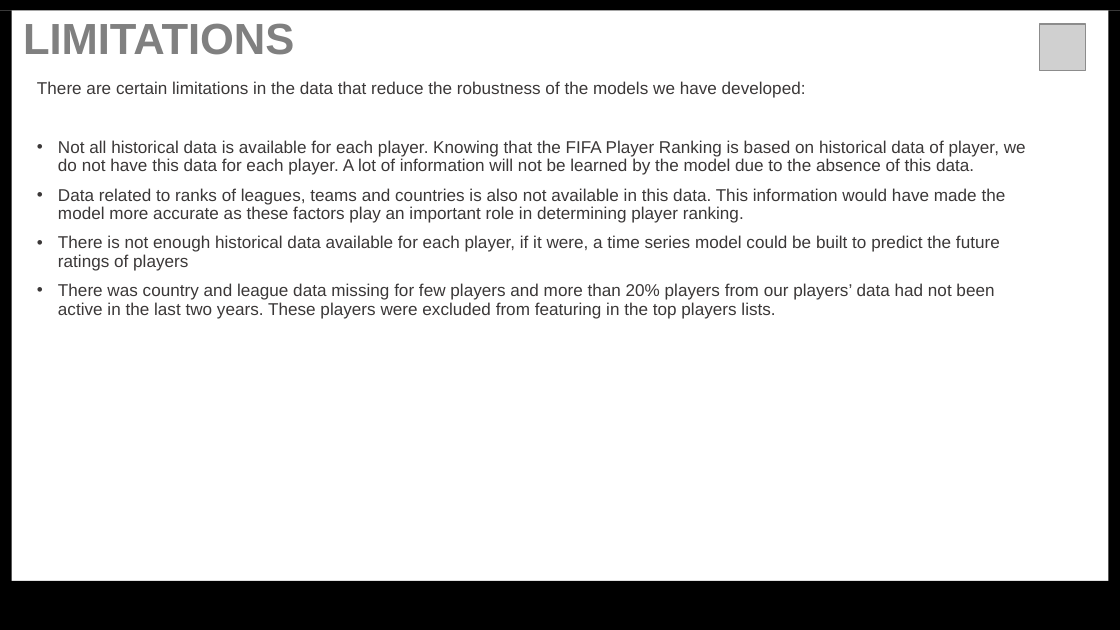
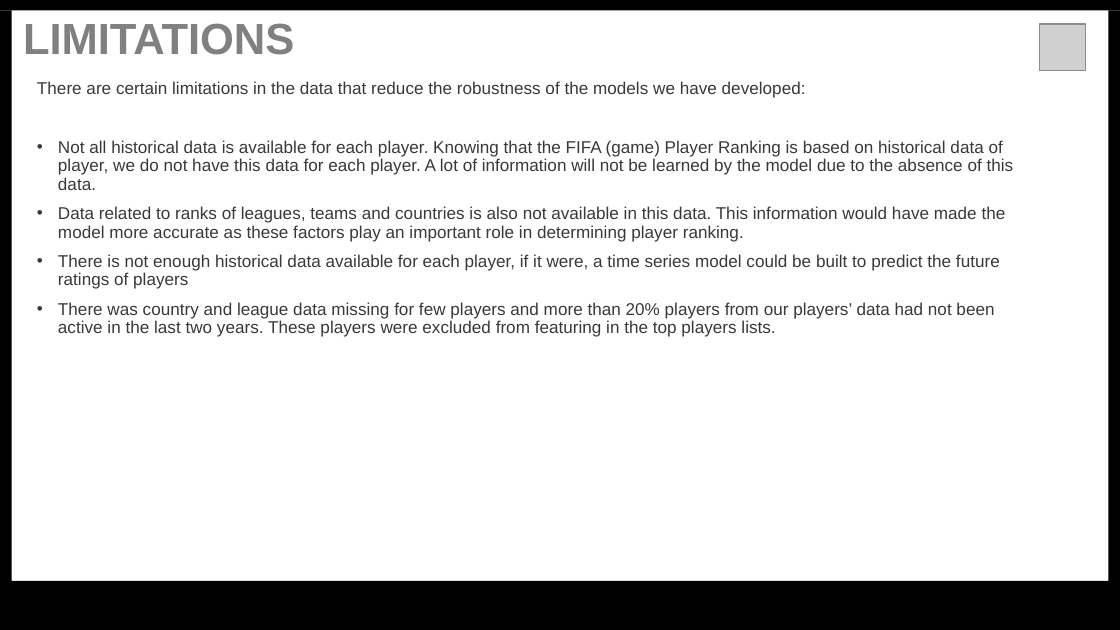
Before and after one commit to ruhama-ahale/soccer_project, a slide deck: slide 15 of Capstone_Final_Report/capstone_project_slide_soccer.pptx. Drawn at 1120x630 pixels with LibreOffice and Linux fonts; fonts in the diff are those of the drawing; grey boxes stand for pictures. Boxes give left, top, right and bottom in pixels: in the first picture for what was removed or moved away, otherwise in the second. Text is boxed around its words. In the diff, an @@ line names an element or a change of style, - is before the commit and + after.

Commit message:
Updating project title and specifying FIFA game data

```diff
--- a/Capstone_Final_Report/capstone_project_slide_soccer.pptx
+++ b/Capstone_Final_Report/capstone_project_slide_soccer.pptx
@@ text at (x1=58, y1=140, x2=1014, y2=190): text changed @@
-• Not all historical data is available for each player. Knowing that the FIFA Player Ranking is based on historical data of player, we do not have this data for each player. A lot of information will not be learned by the model due to the absence of this data.
+• Not all historical data is available for each player. Knowing that the FIFA (game) Player Ranking is based on historical data of player, we do not have this data for each player. A lot of information will not be learned by the model due to the absence of this data.
```
Also in this commit, not shown: 4 other slides changed, 5 other files.
